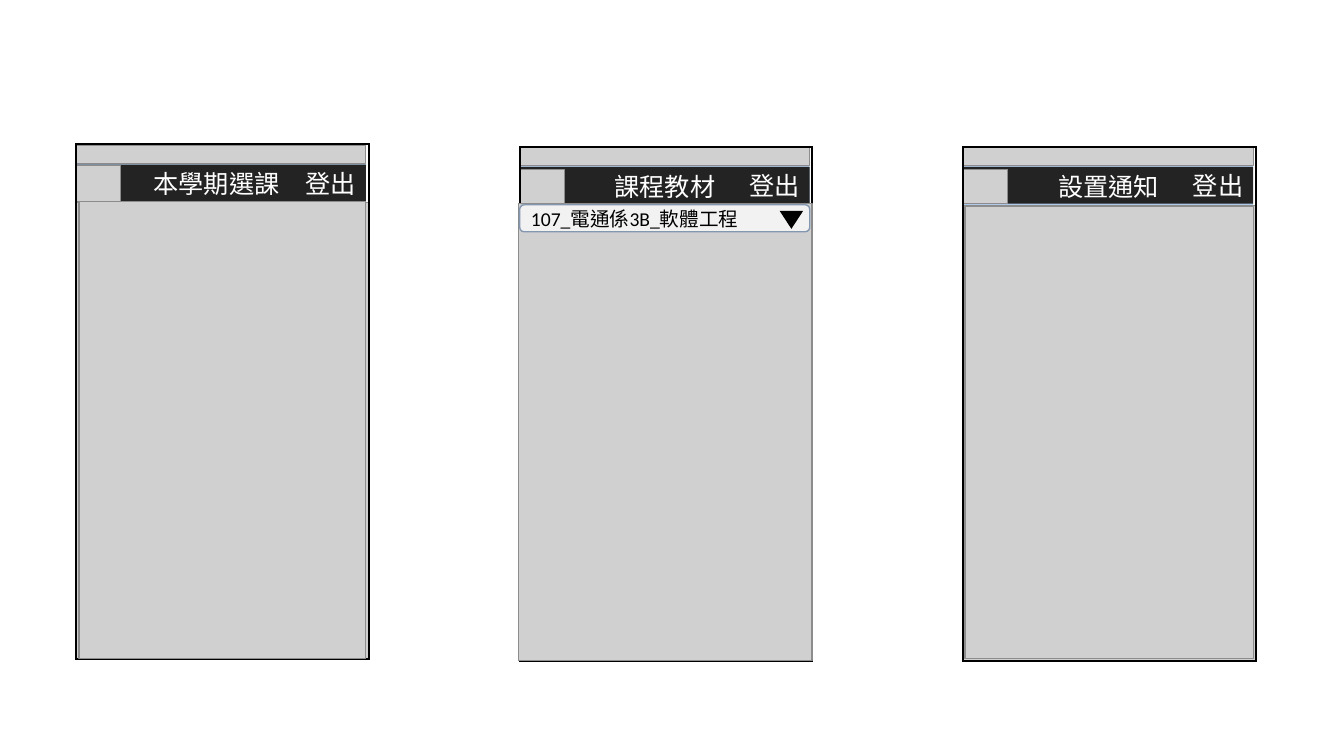
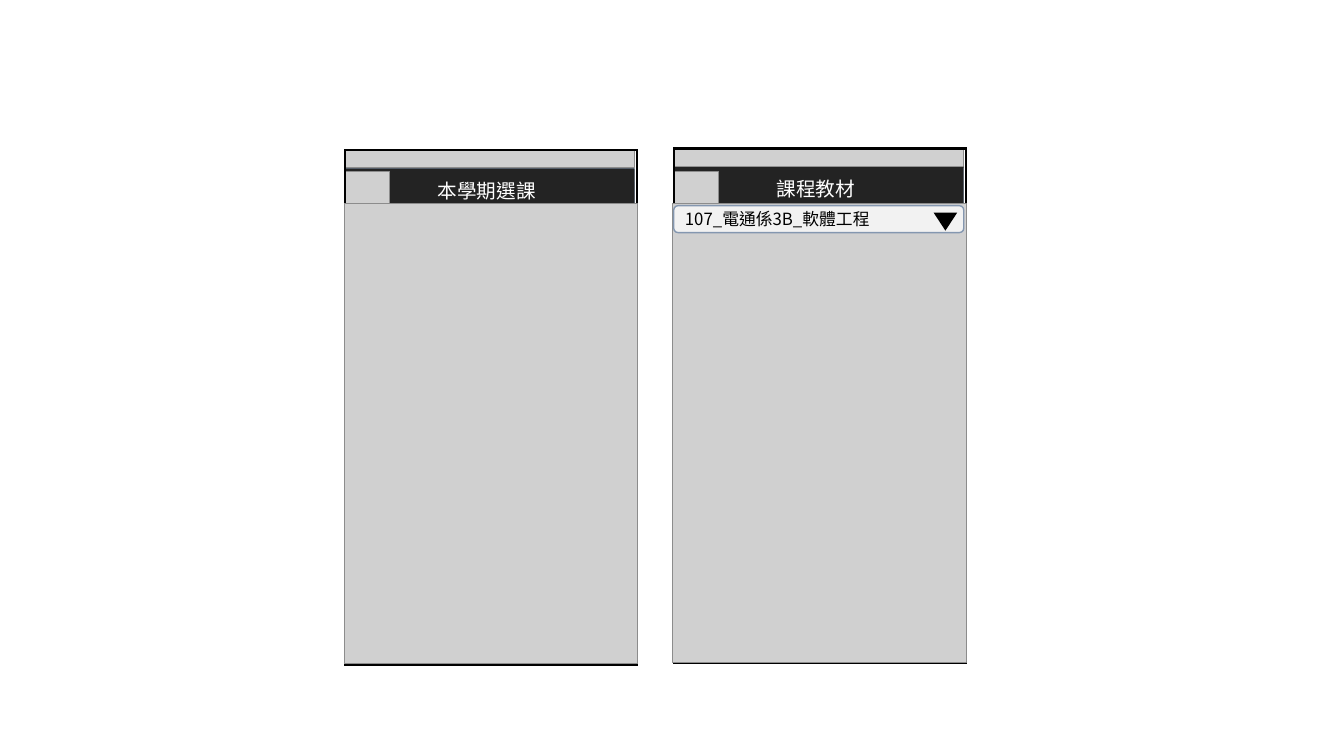
Before and after one commit to JammyTW/107_SE_Team-5, a slide deck: slide 23 of 軟體工程Team5報告 .pptx. Drawn at 1344x756 pixels with LibreOffice and Linux fonts; fonts in the diff are those of the drawing; grey boxes stand for pictures; background and template pictures are left out. Boxes give left, top, right and bottom in pixels: in the first picture for what was removed or moved away, otherwise in the second. Text is boxed around its words. In the diff, an @@ line names an element or a change of style, - is before the commit and + after.

```diff
--- a/軟體工程Team5報告 .pptx
+++ b/軟體工程Team5報告 .pptx
@@ rectangle removed at [964,146,1254,660] @@
@@ picture removed at [964,148,1254,165] @@
@@ rectangle removed at [964,146,1256,660] @@
@@ rectangle removed at [76,164,366,202] @@
-登出
@@ 3 pictures, 2 rectangles: place and size @@
-3 pictures, 2 rectangles at [76,144,368,658]
+3 pictures, 2 rectangles at [345,150,637,664]
@@ rectangle added at [345,168,635,206], fill #232323 @@
@@ text "本學期選課" at [437,181,535,200]: size 18 to 14 pt, font Calibri to Noto Sans CJK SC @@
@@ text "本學期選課": place and size @@
-text "本學期選課" at [153,172,279,195]
+text "本學期選課" at [437,181,535,200]
@@ 4 pictures, 3 rectangles, 1 rounded rectangle, 1 triangle: place and size @@
-4 pictures, 3 rectangles, 1 rounded rectangle, 1 triangle at [519,146,813,660]
+4 pictures, 3 rectangles, 1 rounded rectangle, 1 triangle at [674,148,967,662]
@@ text in rectangle at [749,174,799,197]: text removed @@
-登出
@@ text "課程教材": place and size @@
-text "課程教材" at [615,175,716,198]
+text "課程教材" at [776,179,854,198]
@@ text "課程教材" at [776,179,854,198]: size 18 to 14 pt, font Calibri to Noto Sans CJK SC @@
@@ rectangle removed at [964,166,1254,204] @@
-登出
@@ picture removed at [964,169,1008,204] @@
@@ text removed at [1058,175,1159,198] @@
-設置通知
@@ picture: place and size @@
-picture at [79,202,366,658]
+picture at [344,204,637,664]
@@ rounded rectangle "107_電通係3B_軟體工程" at [674,206,964,233]: size 14 to 12 pt, font Calibri to Noto Sans CJK SC @@
@@ picture removed at [964,205,1256,660] @@
@@ picture removed at [965,207,1253,658] @@
```
Also in this commit, not shown: 23 other slides changed, 2 slides added, 1 slide removed, 1 other file.
